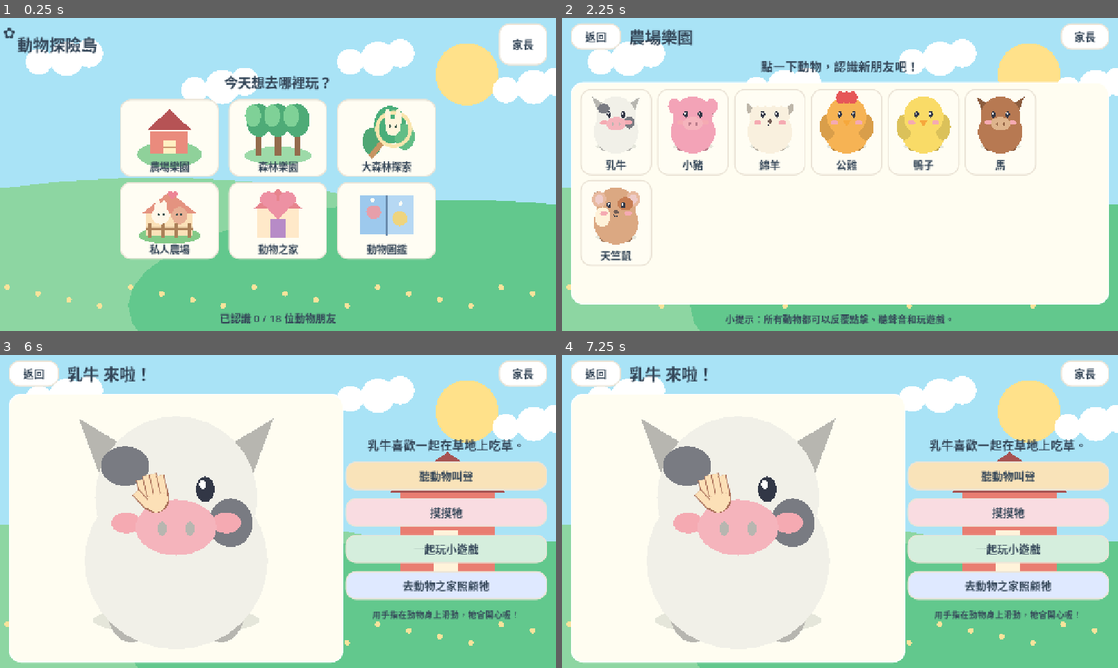
Above: before the commit, frames 1-4 (two rows, left to right).
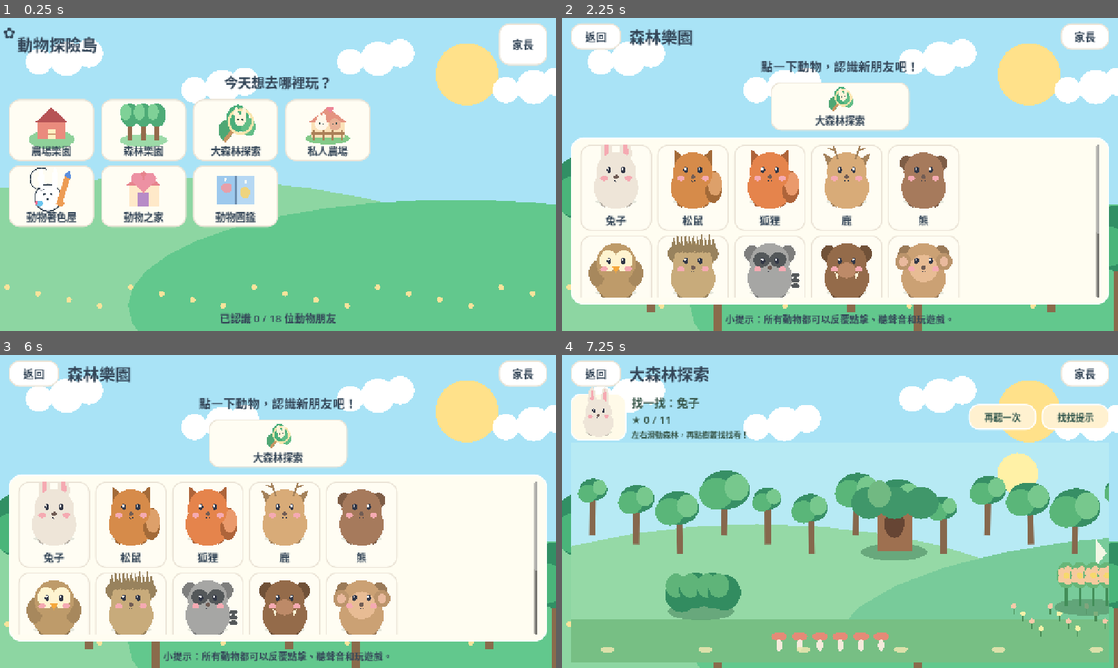
Above: after the commit, the same moments.

Repository: jimmy0933b3-sudo/farm
Game: Godot game, scene res://scenes/Main.tscn
The game is run twice, just before and just after one commit, with the same random seed, the same clock (stepped at 60 frames per second) and the same inputs.
Inputs (mouse positions are in pixels of both pictures, inside the frame that each line leads up to):
- Up to frame 1 (0.25 s): no input
- Up to frame 2 (2.25 s): click "家長" at 0.5 s; click "返回" at 1.25 s; click (728, 136) at 2.02 s
- Up to frame 3 (6 s): click "家長" at 2.75 s; click "確認" at 3.5 s; click "返回" at 4.25 s; click (166, 473) at 5.02 s; click (55, 467) at 5.77 s
- Up to frame 4 (7.25 s): click (840, 442) at 6.52 s

The runs differ from the first frame. In frame 1, 30% of the frame differs, in the area x 1-79%, y 25-78%; in frame 2, 32%; in frame 3, 52%; in frame 4, 69%, in the area x 0-100%, y 3-100%.

Commit message:
feat: wire separate animal coloring homepage icon and persistent per-animal color pages

Diff:
--- a/scripts/ChoiceArt.gd
+++ b/scripts/ChoiceArt.gd
@@ -95,6 +95,21 @@
 			_line(Vector2(24,-35),Vector2(45,-91),Color("#E85D69"),8.0)
 			_line(Vector2(45,-91),Vector2(70,-91),Color("#E85D69"),8.0)
 			_oval(0,-55,63,12,Color("#DAF4F9"))
+		"coloring":
+			# Crayon + black outline rabbit for the separate homepage tile.
+			_oval(-16,39,63,65,Color.WHITE)
+			draw_arc(Vector2(-16,39),64,0,TAU,40,Color("#374553"),4.5,true)
+			_oval(-49,-51,14,52,Color.WHITE)
+			_oval(17,-51,14,52,Color.WHITE)
+			draw_arc(Vector2(-49,-51),53,PI*0.40,PI*1.65,20,Color("#374553"),3,true)
+			_oval(-35,21,5,6,Color("#374553"))
+			_oval(0,21,5,6,Color("#374553"))
+			_oval(-17,43,7,5,Color("#374553"))
+			_line(Vector2(35,73),Vector2(77,-62),Color("#ED9C54"),26)
+			_shape([Vector2(62,-68),Vector2(89,-94),Vector2(95,-47)],Color("#5B8EDE"))
+			_oval(44,65,17,16,Color("#ED9C54"))
+			_oval(-57,66,18,13,Color("#6CC6F0"))
+			_oval(-71,61,8,8,Color("#F16D91"))
 		"private_farm":
 			# Unique homepage tile with a fence, farmhouse and animal friends.
 			_oval(0,71,106,28,Color("#84CA88"))
--- a/scripts/Main.gd
+++ b/scripts/Main.gd
@@ -7,6 +7,7 @@
 const AnimalArt = preload("res://scripts/AnimalArt.gd")
 const PettingArea = preload("res://scripts/PettingArea.gd")
 const PrivateFarm = preload("res://scripts/PrivateFarm.gd")
+const ColoringRoom = preload("res://scripts/ColoringRoom.gd")
 const ForestDiscovery = preload("res://scripts/ForestDiscovery.gd")
 const CareStage = preload("res://scripts/CareStage.gd")
 const ChoiceArt = preload("res://scripts/ChoiceArt.gd")
@@ -32,6 +33,7 @@
 var care_intro_count: int = 0
 var forest_game: Control
 var private_farm_game: Control
+var coloring_game: Control
 
 func _ready() -> void:
 	animals = Data.read_array("res://data/animals.json")
@@ -53,6 +55,8 @@
 			show_album()
 		"private_farm":
 			show_private_farm()
+		"coloring":
+			show_coloring()
 		"forest_explore":
 			show_forest_search()
 		"forest_search":
@@ -80,7 +84,7 @@
 func _switch(name: String, bg: String = "home") -> VBoxContainer:
 	sound.stop_speaking()
 	screen = name
-	if name in ["home","farm","forest","care","album","forest_search","private_farm"]:
+	if name in ["home","farm","forest","care","album","forest_search","private_farm","coloring"]:
 		progress.data["last_screen"] = name
 		progress.save()
 	for node in get_children():
@@ -243,18 +247,24 @@
 	_header(layout,"動物探險島")
 	layout.add_child(_label("今天想去哪裡玩？",31))
 	# Three columns across two rows leave generous hit targets on 16:9 phones.
+	var scrolling = ScrollContainer.new()
+	scrolling.size_flags_vertical = Control.SIZE_EXPAND_FILL
+	scrolling.size_flags_horizontal = Control.SIZE_EXPAND_FILL
+	scrolling.horizontal_scroll_mode = ScrollContainer.SCROLL_MODE_DISABLED
+	layout.add_child(scrolling)
 	var cards = GridContainer.new()
-	cards.columns = 3 if get_viewport_rect().size.x >= 980.0 else 2
-	cards.size_flags_vertical = Control.SIZE_EXPAND_FILL
+	var wide = get_viewport_rect().size.x >= 980.0
+	cards.columns = 4 if wide else 3
 	cards.size_flags_horizontal = Control.SIZE_SHRINK_CENTER
-	cards.add_theme_constant_override("h_separation",22)
-	cards.add_theme_constant_override("v_separation",12)
-	layout.add_child(cards)
+	cards.add_theme_constant_override("h_separation",15)
+	cards.add_theme_constant_override("v_separation",10)
+	scrolling.add_child(cards)
 	var places = [
 		{"title":"農場樂園","sub":"認識農場的動物朋友","zone":"farm"},
 		{"title":"森林樂園","sub":"看看森林有哪些動物","zone":"forest"},
 		{"title":"大森林探索","sub":"左右滑動森林找動物","zone":"forest_explore"},
 		{"title":"私人農場","sub":"把認識的動物放進農場","zone":"private_farm"},
+		{"title":"動物著色屋","sub":"幫收集到的動物上顏色","zone":"coloring"},
 		{"title":"動物之家","sub":"餵食、洗澡、玩耍","zone":"care"},
 		{"title":"動物圖鑑","sub":"收集可愛的動物貼紙","zone":"album"}
 	]
@@ -263,7 +273,7 @@
 		var outer = VBoxContainer.new()
 		outer.add_theme_constant_override("separation",5)
 		cards.add_child(outer)
-		outer.add_child(_picture_button(destination,str(place["title"]),Callable(self,"_go").bind(destination),Vector2(228,178)))
+		outer.add_child(_picture_button(destination,str(place["title"]),Callable(self,"_go").bind(destination),Vector2(197,142) if wide else Vector2(171,125)))
 		# Picture + title already convey the action; avoid a second line that overflows small landscape screens.
 	var count = int(progress.data["collected"].size())
 	layout.add_child(_label("已認識 %d / %d 位動物朋友" % [count,animals.size()],24))
@@ -281,6 +291,8 @@
 			show_forest_search()
 		"private_farm":
 			show_private_farm()
+		"coloring":
+			show_coloring()
 
 func show_zone(zone: String) -> void:
 	current_zone = zone
@@ -310,6 +322,15 @@
 	layout.add_child(_label("小提示：所有動物都可以反覆點擊、聽聲音和玩遊戲。", 22))
 	_narrate("這裡是%s。用手指點一隻動物，和牠交朋友吧！" % ("農場" if zone == "farm" else "森林"))
 	# The forest hide-and-seek entry uses its own illustrated button, not a text-only menu.
+
+func show_coloring() -> void:
+	var layout=_switch("coloring","home")
+	_header(layout,"動物著色屋",Callable(self,"show_home"))
+	coloring_game=ColoringRoom.new()
+	coloring_game.setup(animals,progress,sound)
+	coloring_game.size_flags_vertical=Control.SIZE_EXPAND_FILL
+	coloring_game.size_flags_horizontal=Control.SIZE_EXPAND_FILL
+	layout.add_child(coloring_game)
 
 func show_private_farm() -> void:
 	var layout = _switch("private_farm","farm")
--- a/scripts/SaveData.gd
+++ b/scripts/SaveData.gd
@@ -17,6 +17,7 @@
 		"forest_explore_runs": 0,
 		"forest_explore_previous": [],
 		"private_farm": [],
+		"coloring_pages": {},
 		"care": {},
 		"settings": {"music": true, "sound": true, "speech": true, "reduce_motion": false},
 		"last_screen": "home"
@@ -197,3 +198,38 @@
 	settings[key] = not bool(settings.get(key, true))
 	save()
 	return bool(settings[key])
+
+func get_coloring(animal_id: String) -> Dictionary:
+	if not data["collected"].has(animal_id):
+		return {}
+	var all_pages: Dictionary=data.get("coloring_pages",{})
+	var page=all_pages.get(animal_id,{})
+	return page.duplicate(true) if page is Dictionary else {}
+
+func color_animal_region(animal_id: String, region: String, hex: String) -> bool:
+	if not data["collected"].has(animal_id):
+		return false
+	if region.is_empty() or region.length()>40:
+		return false
+	if hex.length()!=7 or not hex.begins_with("#") or not Color.html_is_valid(hex):
+		return false
+	var pages: Dictionary=data["coloring_pages"]
+	if not pages.has(animal_id) or not pages[animal_id] is Dictionary:
+		pages[animal_id]={}
+	pages[animal_id][region]=hex
+	save()
+	return true
+
+func replace_coloring(animal_id: String, page: Dictionary) -> bool:
+	if not data["collected"].has(animal_id):
+		return false
+	var cleaned: Dictionary={}
+	for key in page.keys():
+		var region=str(key)
+		var hex=str(page[key])
+		if region.length()>40 or region.is_empty() or hex.length()!=7 or not Color.html_is_valid(hex):
+			continue
+		cleaned[region]=hex
+	data["coloring_pages"][animal_id]=cleaned
+	save()
+	return true
--- a/tests/layout_smoke.gd
+++ b/tests/layout_smoke.gd
@@ -20,8 +20,8 @@
 		for node in _descendants(game):
 			if node is Button and _has_picture(node):
 				cards.append(node)
-		if cards.size()!=6:
-			_fail("Home must show exactly 6 fully illustrated actions, got "+str(cards.size()))
+		if cards.size()!=7:
+			_fail("Home must show exactly 7 fully illustrated actions, got "+str(cards.size()))
 			return
 		for i in range(cards.size()):
 			var a: Rect2=cards[i].get_global_rect()
Not shown, changed: README.md
